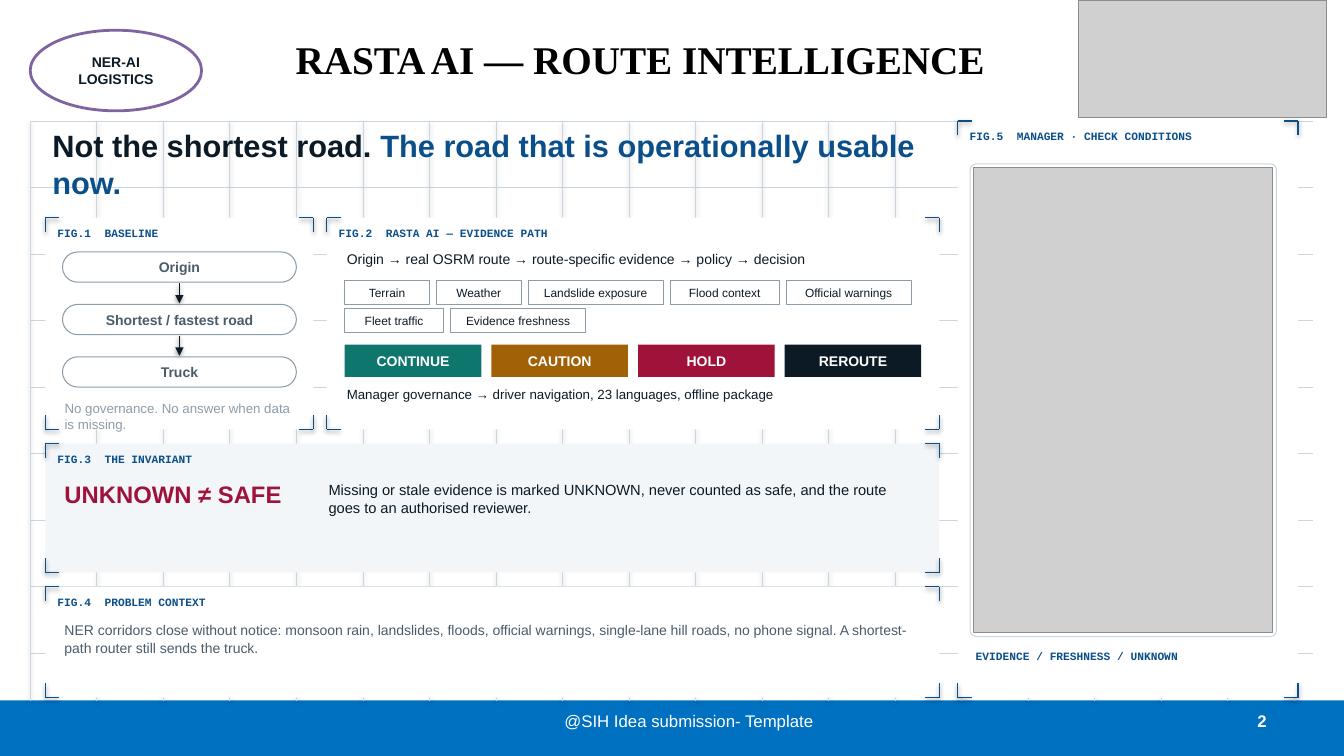
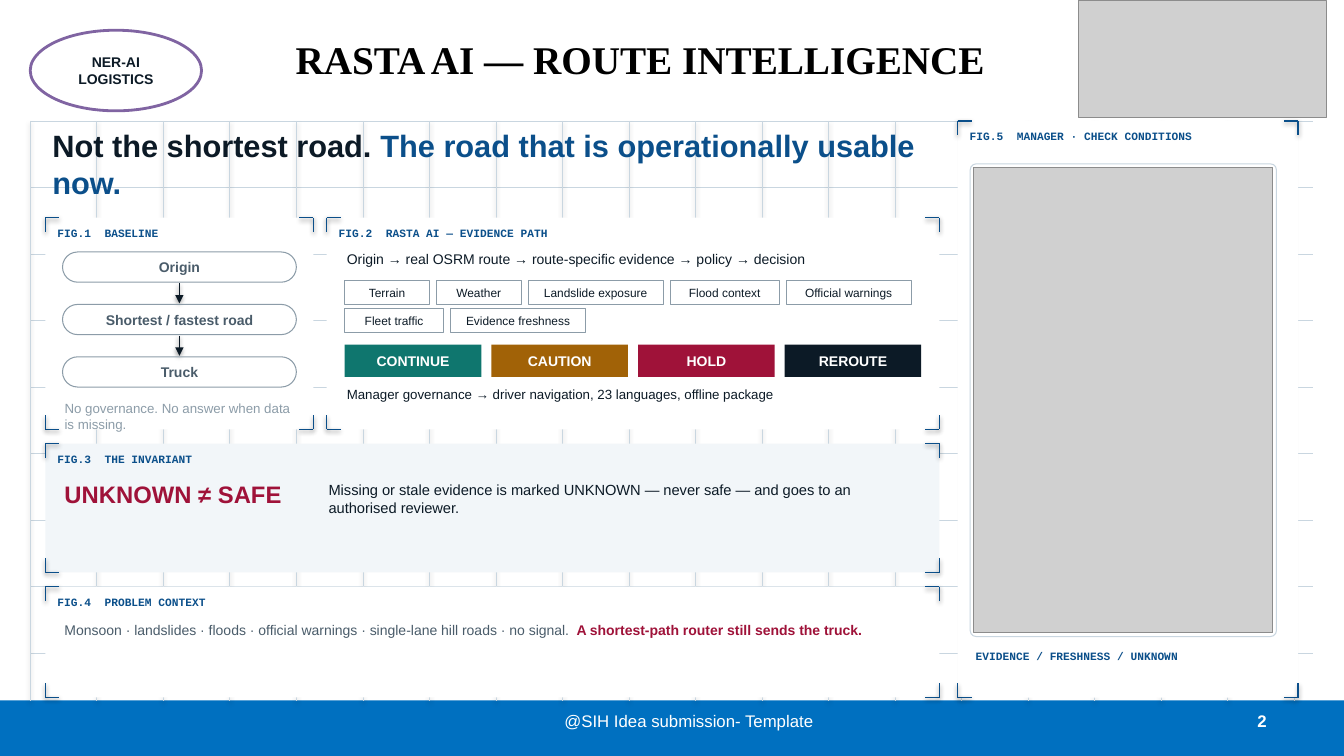
Before and after one commit to nxtlucifer/ner-ai-logistics, a slide deck: slide 2 of docs/submission/variants/RASTA_AI_SIH26002_TEAM17_V09_BLUEPRINT.pptx. Drawn at 1344x756 pixels with LibreOffice and Linux fonts; fonts in the diff are those of the drawing; grey boxes stand for pictures. Boxes give left, top, right and bottom in pixels: in the first picture for what was removed or moved away, otherwise in the second. Text is boxed around its words. In the diff, an @@ line names an element or a change of style, - is before the commit and + after.

```diff
--- a/docs/submission/variants/RASTA_AI_SIH26002_TEAM17_V09_BLUEPRINT.pptx
+++ b/docs/submission/variants/RASTA_AI_SIH26002_TEAM17_V09_BLUEPRINT.pptx
@@ text at (329, 484, 851, 513): text changed @@
-Missing or stale evidence is marked UNKNOWN, never counted as safe, and the route goes to an authorised reviewer.
+Missing or stale evidence is marked UNKNOWN — never safe — and goes to an authorised reviewer.
@@ text at (64, 625, 862, 638): text changed @@
-NER corridors close without notice: monsoon rain, landslides, floods, official warnings, single-lane hill roads, no phone signal. A shortest-path router still sends the truck.
+Monsoon · landslides · floods · official warnings · single-lane hill roads · no signal. A shortest-path router still sends the truck.
```
Also in this commit, not shown: 4 other slides changed, 50 other files.
